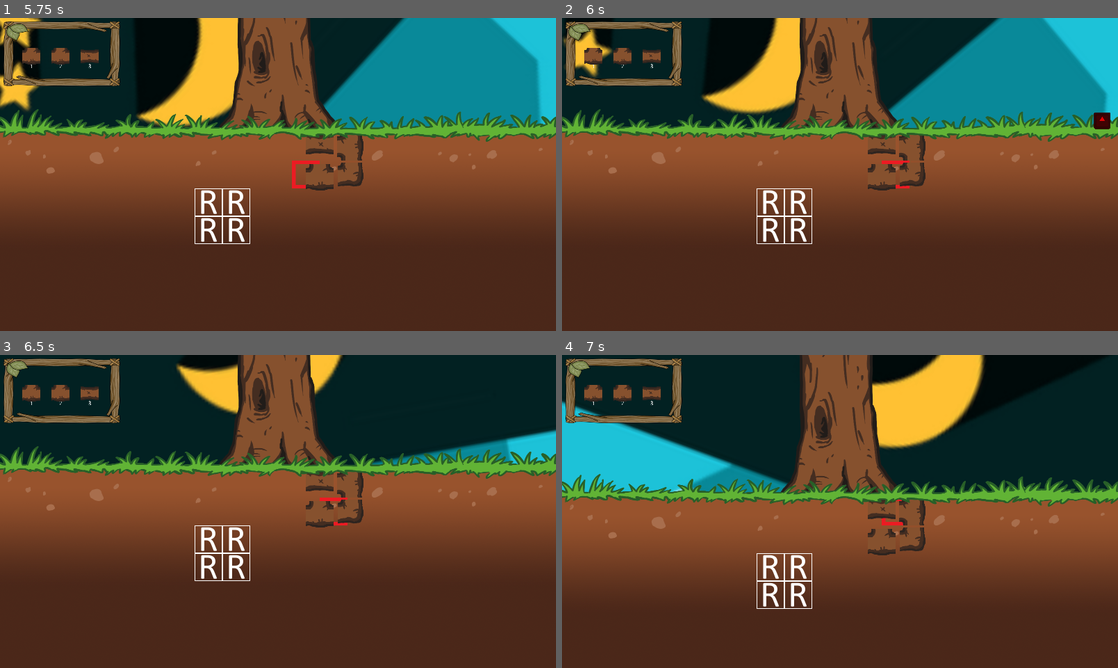
Above: before the commit, frames 1-4 (two rows, left to right).
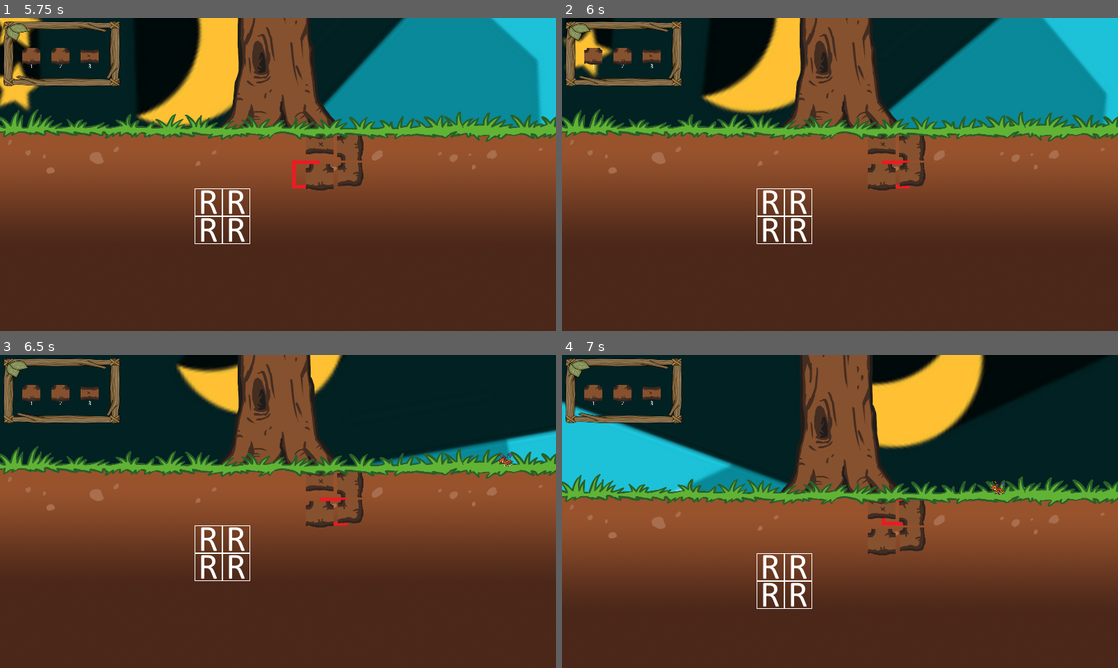
Above: after the commit, the same moments.

Repository: DEF-42/treeOfLife
Game: Godot game, scene res://Scenes/World.tscn
Same seed, same stepped clock (60 frames per second), same inputs: the game is played once before the commit and once after it. The engine's default icon, where the game draws it, is replaced by a stand-in: a white triangle on a blue panel in a dark square.
Inputs:
- Up to frame 1 (5.75 s): hold Right (ui_right) 0.53-1.28 s; tap one key every 0.75 s from 0.6 s: Keypad 1 (first_root) Keypad 0 (rotate_roots) Keypad 2 (second_root) Keypad 3 (third_root) Keypad 1 (first_root) Keypad 0 (rotate_roots) Keypad 2 (second_root); hold Down (ui_down) 1.28-2.03 s; hold Right (ui_right) 2.03-2.78 s; hold Up (ui_up) 2.78-3.53 s; hold Left (ui_left) 3.53-5.03 s; hold Down (ui_down) from 5.03 s (still down)
- Up to frame 2 (6 s): release Down (ui_down) at 5.78 s; hold Right (ui_right) from 5.78 s (still down); tap Keypad 3 (third_root) at 5.85 s
- Up to frame 3 (6.5 s): keep holding Right (ui_right)
- Up to frame 4 (7 s): release Right (ui_right) at 6.53 s; hold Up (ui_up) from 6.53 s (still down); tap Keypad 1 (first_root) at 6.6 s

Frame 1 is identical in both runs. In frame 2, 0.2% of the frame differs, in the area x 95-99%, y 30-36%; in frame 3, less than 0.1%; in frame 4, less than 0.1%.

Commit message:
Fix termite spawn and animate it

Diff:
--- a/Scenes/Outside/Enemy.tscn
+++ b/Scenes/Outside/Enemy.tscn
@@ -1,11 +1,44 @@
-[gd_scene load_steps=5 format=2]
+[gd_scene load_steps=7 format=2]
 
-[ext_resource path="res://icon.png" type="Texture" id=1]
+[ext_resource path="res://Assets/Outside/Enemy/termite04.png" type="Texture" id=1]
 [ext_resource path="res://Scripts/Outside/Enemy.gd" type="Script" id=2]
 [ext_resource path="res://Sounds/Outside/sound-army-termite.wav" type="AudioStream" id=3]
 
-[sub_resource type="CircleShape2D" id=1]
-radius = 24.0
+[sub_resource type="Animation" id=2]
+length = 0.001
+tracks/0/type = "value"
+tracks/0/path = NodePath(".:rotation_degrees")
+tracks/0/interp = 1
+tracks/0/loop_wrap = true
+tracks/0/imported = false
+tracks/0/enabled = true
+tracks/0/keys = {
+"times": PoolRealArray( 0 ),
+"transitions": PoolRealArray( 1 ),
+"update": 0,
+"values": [ 12.0 ]
+}
+
+[sub_resource type="Animation" id=3]
+resource_name = "walk"
+length = 0.5
+loop = true
+step = 0.02
+tracks/0/type = "value"
+tracks/0/path = NodePath(".:rotation_degrees")
+tracks/0/interp = 1
+tracks/0/loop_wrap = true
+tracks/0/imported = false
+tracks/0/enabled = true
+tracks/0/keys = {
+"times": PoolRealArray( 0, 0.1, 0.25, 0.4, 0.5 ),
+"transitions": PoolRealArray( 1, 1, 1, 1, 1 ),
+"update": 0,
+"values": [ 0.0, 12.0, 0.0, -12.0, 0.0 ]
+}
+
+[sub_resource type="RectangleShape2D" id=1]
+extents = Vector2( 20.5, 20 )
 
 [node name="Enemy" type="Node2D"]
 
@@ -16,11 +49,17 @@
 }
 
 [node name="Sprite" type="Sprite" parent="EnemyKinematic"]
-modulate = Color( 0.901961, 0.0196078, 0.0196078, 1 )
-scale = Vector2( 0.75, 0.75 )
+rotation = 0.20944
+scale = Vector2( 0.25, 0.25 )
 texture = ExtResource( 1 )
 
+[node name="AnimationPlayer" type="AnimationPlayer" parent="EnemyKinematic/Sprite"]
+playback_speed = 1.75
+anims/RESET = SubResource( 2 )
+anims/walk = SubResource( 3 )
+
 [node name="CollisionShape2D" type="CollisionShape2D" parent="EnemyKinematic"]
+position = Vector2( -0.5, 0 )
 shape = SubResource( 1 )
 
 [node name="AudioStreamPlayer2D" type="AudioStreamPlayer2D" parent="."]
--- a/Scenes/World.tscn
+++ b/Scenes/World.tscn
@@ -98,7 +98,7 @@
 script = ExtResource( 7 )
 
 [node name="EnemyLeftSpawner" type="Node2D" parent="EnemySpawners"]
-position = Vector2( 44, 465 )
+position = Vector2( -60, 472 )
 
 [node name="EnemyRightSpawner" type="Node2D" parent="EnemySpawners"]
-position = Vector2( 1548, 465 )
+position = Vector2( 1660, 472 )
--- a/Scripts/EnemyLeftSpawner.gd
+++ b/Scripts/EnemyLeftSpawner.gd
@@ -12,7 +12,7 @@
 
 ### SIGNALS ###
 func _on_activate_enemy_spawner(spawner: Node2D):
-	print("node", enemySpawner)
+	print("enemyLeftSpawner", spawner)
 	enemySpawner = spawner
 	var instance = termite.instance()
 	spawner.add_child(instance)
--- a/Scripts/Outside/Enemy.gd
+++ b/Scripts/Outside/Enemy.gd
@@ -6,9 +6,23 @@
 var direction = Vector2.ZERO
 var spawner: String
 
+var termite_01_sprite = preload("res://Assets/Outside/Enemy/termite01.png")
+var termite_02_sprite = preload("res://Assets/Outside/Enemy/termite02.png")
+var termite_03_sprite = preload("res://Assets/Outside/Enemy/termite03.png")
+var termite_04_sprite = preload("res://Assets/Outside/Enemy/termite04.png")
+var ants_dictionary = {
+	1: termite_01_sprite,
+	2: termite_02_sprite,
+	3: termite_03_sprite,
+	4: termite_04_sprite,
+}
+var rng = RandomNumberGenerator.new()
+
 
 func _ready():
-	EVENTS.connect("spawn_enemy", self, "_on_activate_enemy_spawner")
+	$Sprite/AnimationPlayer.play("walk")
+	rng.randomize()
+	EVENTS.connect("spawn_enemy", self, "_on_spawn_enemy")
 
 func _process(delta):
 	direction = Vector2.ZERO
@@ -26,7 +40,10 @@
 
 
 ### SIGNALS ###
-func _on_activate_enemy_spawner(enemySpawner: Node2D):
+func _on_spawn_enemy(enemySpawner: String):
+	var random_number = rng.randi_range(1, ants_dictionary.size())
+	print(random_number)
+	$Sprite.set_texture(ants_dictionary[random_number])
 	if enemySpawner == null:
 		spawner = "EnemyLeftSpawner"
-	else: spawner = enemySpawner.name
+	else: spawner = enemySpawner
--- a/Scripts/World.gd
+++ b/Scripts/World.gd
@@ -5,6 +5,7 @@
 
 
 func _ready():
+	rng.randomize()
 	$DayCycle/AnimationPlayer.play("DayCycleRotation")
 	EVENTS.connect("day_state_changed", self, "_on_day_state_changed")
 
@@ -18,8 +19,7 @@
 	if state:
 		pass
 	else:
-		var random_number = rng.randi_range(1, 6)
-		print(random_number)
-		if random_number < 4:
+		var random_number = rng.randi_range(1, 4)
+		if random_number < 3:
 			EVENTS.emit_signal("activate_enemy_spawner", $EnemySpawners/EnemyLeftSpawner)
 		else: EVENTS.emit_signal("activate_enemy_spawner", $EnemySpawners/EnemyRightSpawner)
Binary file added: Assets/Outside/Enemy/termite01.png
Not shown, added: Assets/Outside/Enemy/termite01.png.import
Binary file added: Assets/Outside/Enemy/termite02.png
Not shown, added: Assets/Outside/Enemy/termite02.png.import
Binary file added: Assets/Outside/Enemy/termite03.png
Not shown, added: Assets/Outside/Enemy/termite03.png.import
Binary file added: Assets/Outside/Enemy/termite04.png
Not shown, changed: Assets/Outside/Enemy/termite04.png.import
Binary file removed: Assets/Outside/tree_v0.png
